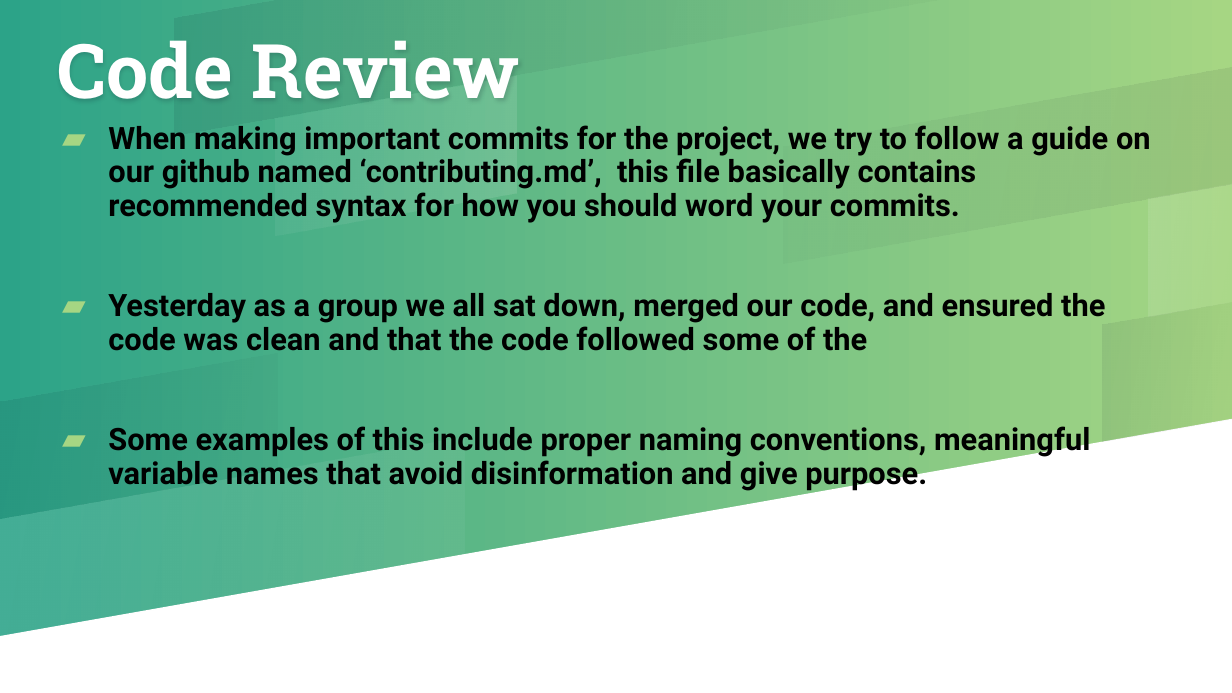
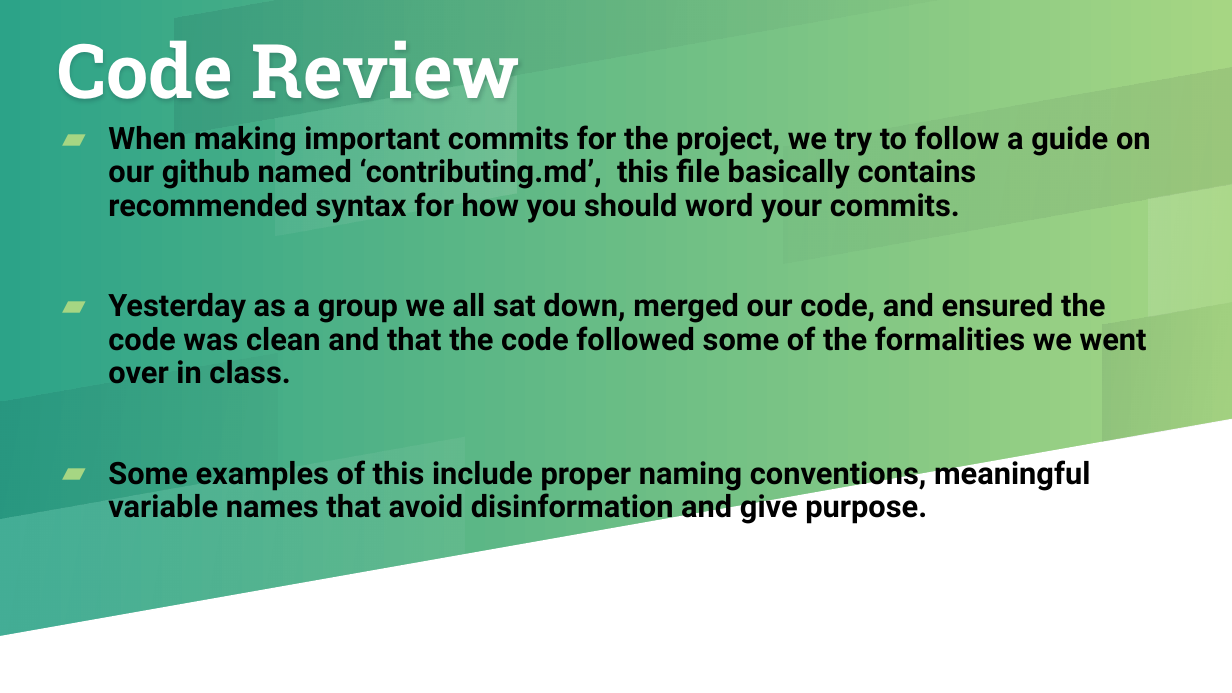
Before and after one commit to ENSE-374/URConnected, a slide deck: slide 7 of documentation/presentations/Milestone 3 Presentation.pptx. Drawn at 1232x693 pixels with LibreOffice and Linux fonts; fonts in the diff are those of the drawing. Boxes give left, top, right and bottom in pixels: in the first picture for what was removed or moved away, otherwise in the second. Text is boxed around its words. In the diff, an @@ line names an element or a change of style, - is before the commit and + after.

Commit message:
Fix errors in presentation for Milestone 3

```diff
--- a/documentation/presentations/Milestone 3 Presentation.pptx
+++ b/documentation/presentations/Milestone 3 Presentation.pptx
@@ text at box(108, 293, 1147, 384): text changed @@
-▰ Yesterday as a group we all sat down, merged our code, and ensured the code was clean and that the code followed some of the
+▰ Yesterday as a group we all sat down, merged our code, and ensured the code was clean and that the code followed some of the formalities we went over in class.
```
